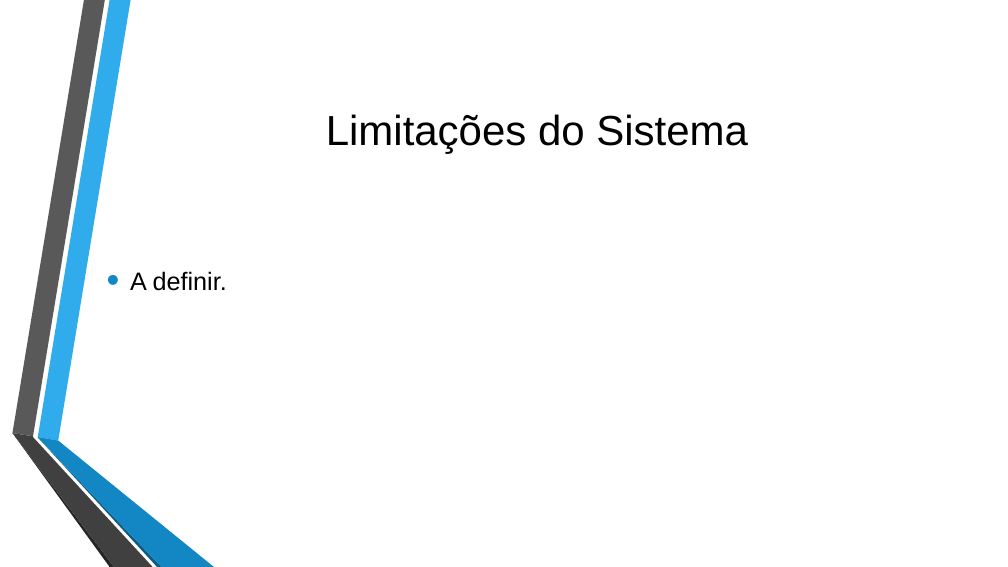
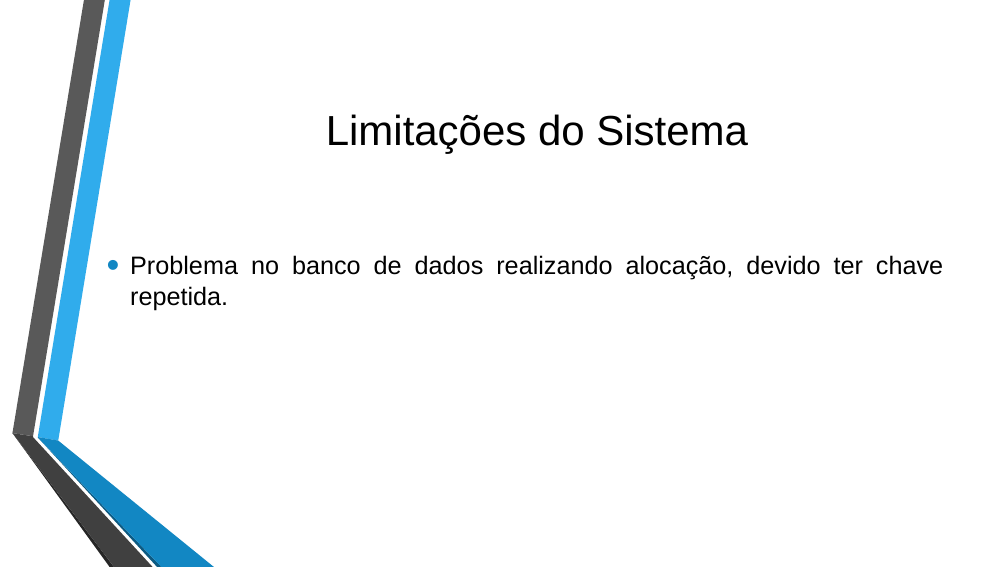
Before and after one commit to millerraycell/hotel, a slide deck: slide 8 of HotelSorriso - Apresentação final.pptx. Drawn at 1008x567 pixels with LibreOffice and Linux fonts; fonts in the diff are those of the drawing; background and template pictures are left out. Boxes give left, top, right and bottom in pixels: in the first picture for what was removed or moved away, otherwise in the second. Text is boxed around its words. In the diff, an @@ line names an element or a change of style, - is before the commit and + after.

```diff
--- a/HotelSorriso - Apresentação final.pptx
+++ b/HotelSorriso - Apresentação final.pptx
@@ text at <box>130,255,943,310</box>: text changed @@
-• A definir.
+• Problema no banco de dados realizando alocação, devido ter chave repetida.
```
Also in this commit, not shown: 1 other slide changed.
